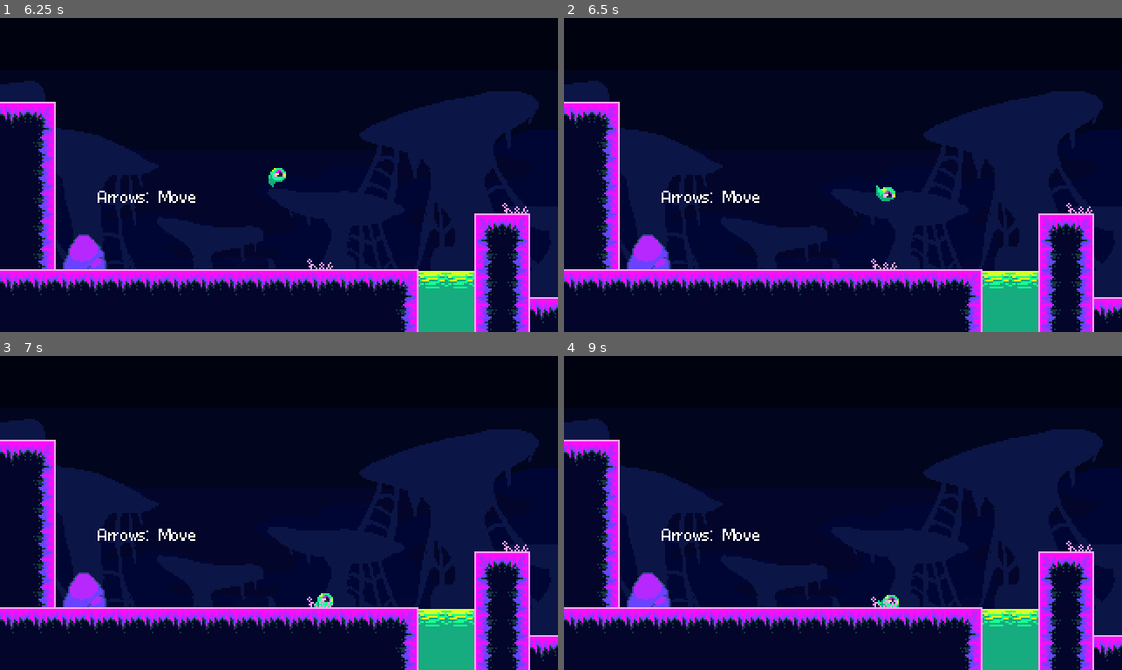
Above: before the commit, frames 1-4 (two rows, left to right).
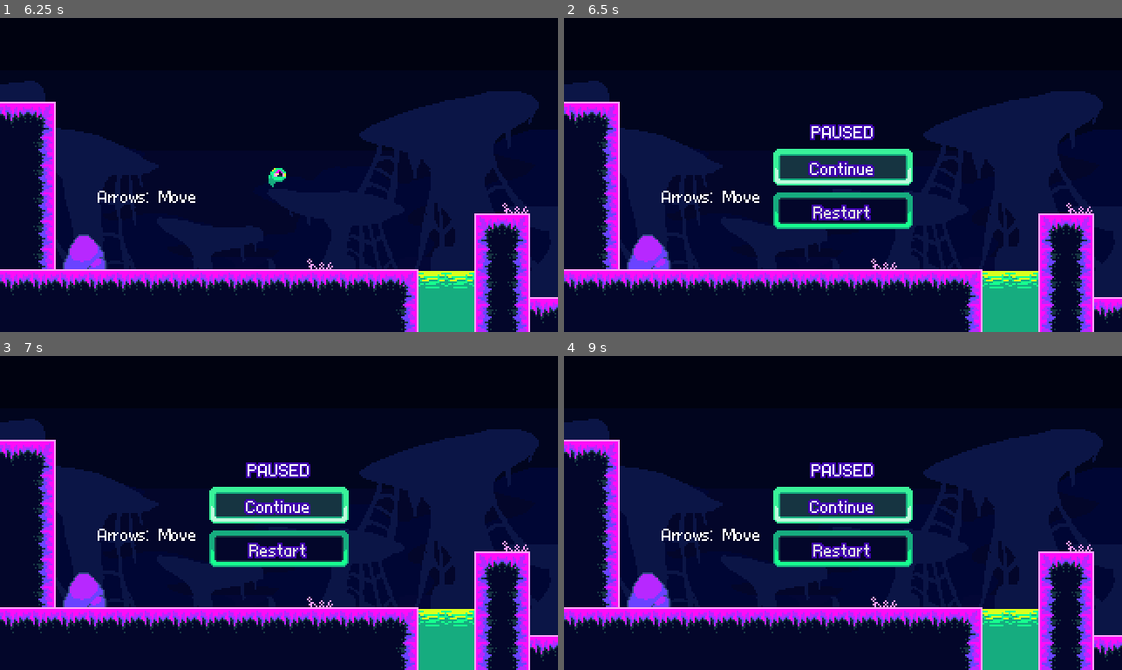
Above: after the commit, the same moments.

Repository: DfindWox/TGD-Wild-Jam-67
Game: Godot game, scene res://Scenes/title.tscn
Two runs of this game, one before a commit and one after it. Both use one fixed random seed, a clock stepped at 60 frames per second and the inputs below.
Inputs (mouse positions are in pixels of both pictures, inside the frame that each line leads up to):
- Up to frame 1 (6.25 s): click "Start" at 0.5 s; click "Start" at 1.25 s; click "Credits" at 2 s; tap Enter at 2.75 s; move the mouse to (401, 159) at 2.77 s; hold Right (ui_right) 2.78-4.28 s; tap Space (attack) at 2.85, 4.25, 4.35, 5.85 s; tap Up (ui_up) at 3.02, 3.77, 5.27, 6.02 s; move the mouse to (167, 190) at 3.52 s; tap Z (take_over) at 3.6, 5.1 s; move the mouse to (334, 105) at 4.27 s; hold Left (ui_left) 4.28-5.03 s; move the mouse to (251, 237) at 5.02 s; hold Right (ui_right) from 5.03 s (still down); move the mouse to (446, 222) at 5.77 s
- Up to frame 2 (6.5 s): keep holding Right (ui_right); tap Escape (ui_cancel) at 6.4 s
- Up to frame 3 (7 s): release Right (ui_right) at 6.5 s; click (279, 547) at 6.5 s, where only the run after the commit has a clickable "Restart"
- Up to frame 4 (9 s): click (843, 547) at 7.25 s, where only the run after the commit has a clickable "Restart"; click (843, 547) at 8 s, where only the run after the commit has a clickable "Restart"; click (843, 506) at 8.75 s, where only the run after the commit has a clickable "Continue"

Frame 1 is identical in both runs. In frame 2, 5.7% of the frame differs, in the area x 37-63%, y 33-68%; in frame 3, 5.8%, in the area x 37-63%, y 33-80%; in frame 4, 5.8%.
Error in both runs: Cannot call method 'change_scene_to_file' on a null value. (res://Scenes/title.gd:20)

Commit message:
menu de pause

Diff:
--- a/Scenes/Levels/level_1.tscn
+++ b/Scenes/Levels/level_1.tscn
@@ -11,11 +11,12 @@
 [ext_resource type="PackedScene" uid="uid://vgrhnrppc0xn" path="res://Objects/pushable_object.tscn" id="9_uc624"]
 [ext_resource type="PackedScene" uid="uid://dyxv11adu27lc" path="res://Actors/shooter.tscn" id="10_l54i3"]
 [ext_resource type="Theme" uid="uid://b72g06jk405ar" path="res://Assets/Themes/theme_title.tres" id="11_alv4e"]
+[ext_resource type="PackedScene" uid="uid://bo05xulbs8tw0" path="res://Scenes/UI/pause_screen.tscn" id="12_bguf5"]
 
 [sub_resource type="RectangleShape2D" id="RectangleShape2D_mokxr"]
 size = Vector2(61.9999, 32)
 
-[node name="LevelTest2" type="Node2D"]
+[node name="Level1" type="Node2D"]
 position = Vector2(364.273, 0)
 
 [node name="ParallaxBackground" type="ParallaxBackground" parent="."]
@@ -98,3 +99,5 @@
 theme_override_font_sizes/font_size = 15
 text = "X: Shoot
 "
+
+[node name="PauseScreen" parent="." instance=ExtResource("12_bguf5")]
--- a/Scenes/Levels/level_2.tscn
+++ b/Scenes/Levels/level_2.tscn
@@ -10,6 +10,7 @@
 [ext_resource type="Texture2D" uid="uid://ce8n25tqvtio3" path="res://Assets/Tilesets/Flag.png" id="9_xttm4"]
 [ext_resource type="PackedScene" uid="uid://dyxv11adu27lc" path="res://Actors/shooter.tscn" id="10_n4rou"]
 [ext_resource type="PackedScene" uid="uid://ckbun01s5srae" path="res://Scenes/Levels/level_3.tscn" id="10_q76wi"]
+[ext_resource type="PackedScene" uid="uid://bo05xulbs8tw0" path="res://Scenes/UI/pause_screen.tscn" id="11_ml2oi"]
 
 [sub_resource type="RectangleShape2D" id="RectangleShape2D_ybw8h"]
 size = Vector2(16, 12)
@@ -17,7 +18,7 @@
 [sub_resource type="RectangleShape2D" id="RectangleShape2D_vhuml"]
 size = Vector2(32, 32)
 
-[node name="LevelTest" type="Node2D"]
+[node name="Level2" type="Node2D"]
 
 [node name="ParallaxBackground" type="ParallaxBackground" parent="."]
 
@@ -77,4 +78,6 @@
 [node name="Shooter" parent="." instance=ExtResource("10_n4rou")]
 position = Vector2(600, 120)
 
+[node name="PauseScreen" parent="." instance=ExtResource("11_ml2oi")]
+
 [editable path="DeathSpikes2"]
--- a/Scenes/Levels/level_3.tscn
+++ b/Scenes/Levels/level_3.tscn
@@ -9,11 +9,12 @@
 [ext_resource type="Script" path="res://Objects/Zones/LevelFinishZone.gd" id="7_kdyys"]
 [ext_resource type="PackedScene" uid="uid://dyns571vvg2am" path="res://Scenes/Levels/level_4.tscn" id="8_7ttve"]
 [ext_resource type="Texture2D" uid="uid://ce8n25tqvtio3" path="res://Assets/Tilesets/Flag.png" id="8_hh1k0"]
+[ext_resource type="PackedScene" uid="uid://bo05xulbs8tw0" path="res://Scenes/UI/pause_screen.tscn" id="10_cqux4"]
 
 [sub_resource type="RectangleShape2D" id="RectangleShape2D_2sqcb"]
 size = Vector2(32, 32)
 
-[node name="LevelTest" type="Node2D"]
+[node name="Level3" type="Node2D"]
 
 [node name="ParallaxBackground" type="ParallaxBackground" parent="."]
 scroll_offset = Vector2(-242.899, 0)
@@ -62,4 +63,6 @@
 position = Vector2(8, 7)
 texture = ExtResource("8_hh1k0")
 
-[connection signal="detach" from="TileMap/Pusher" to="TileMap/Pusher" method="_on_detach"]
+[node name="PauseScreen" parent="." instance=ExtResource("10_cqux4")]
+
+[node name="PauseScreen2" parent="." instance=ExtResource("10_cqux4")]
--- a/Scenes/Levels/level_4.tscn
+++ b/Scenes/Levels/level_4.tscn
@@ -9,6 +9,7 @@
 [ext_resource type="Script" path="res://Objects/Zones/LevelFinishZone.gd" id="6_kiklw"]
 [ext_resource type="Texture2D" uid="uid://ce8n25tqvtio3" path="res://Assets/Tilesets/Flag.png" id="7_381pw"]
 [ext_resource type="PackedScene" uid="uid://c8p1a2ugaowql" path="res://Scenes/Levels/level_5.tscn" id="8_nwjvy"]
+[ext_resource type="PackedScene" uid="uid://bo05xulbs8tw0" path="res://Scenes/UI/pause_screen.tscn" id="10_idxph"]
 
 [sub_resource type="RectangleShape2D" id="RectangleShape2D_v3bqw"]
 size = Vector2(46, 130.5)
@@ -74,5 +75,4 @@
 [node name="BreakableObject2" parent="." instance=ExtResource("4_iqtpj")]
 position = Vector2(768, 128)
 
-[connection signal="detach" from="TileMap/Pusher" to="TileMap/Pusher" method="_on_detach"]
-[connection signal="detach" from="TileMap/@CharacterBody2D@22111" to="TileMap/@CharacterBody2D@22111" method="_on_detach"]
+[node name="PauseScreen" parent="." instance=ExtResource("10_idxph")]
--- a/Scenes/Levels/level_5.tscn
+++ b/Scenes/Levels/level_5.tscn
@@ -13,11 +13,12 @@
 [ext_resource type="Script" path="res://Objects/Zones/LevelFinishZone.gd" id="11_6op2v"]
 [ext_resource type="PackedScene" uid="uid://dy6028gcsqidt" path="res://Scenes/credits.tscn" id="12_mo8pi"]
 [ext_resource type="Texture2D" uid="uid://ce8n25tqvtio3" path="res://Assets/Tilesets/Flag.png" id="13_68r6p"]
+[ext_resource type="PackedScene" uid="uid://bo05xulbs8tw0" path="res://Scenes/UI/pause_screen.tscn" id="14_ld8ah"]
 
 [sub_resource type="RectangleShape2D" id="RectangleShape2D_5t3ln"]
 size = Vector2(32, 32)
 
-[node name="LevelTest" type="Node2D"]
+[node name="Level5" type="Node2D"]
 
 [node name="ParallaxBackground" type="ParallaxBackground" parent="."]
 
@@ -79,3 +80,5 @@
 
 [node name="Sprite2D" type="Sprite2D" parent="LevelFinishZone"]
 texture = ExtResource("13_68r6p")
+
+[node name="PauseScreen" parent="." instance=ExtResource("14_ld8ah")]
--- /dev/null
+++ b/Scenes/UI/pause_screen.gd
@@ -0,0 +1,39 @@
+extends CanvasLayer
+
+
+func _ready():
+	visible = false
+	AudioManager.install_ui(get_child(0))
+
+
+func open():
+	get_tree().paused = true
+	visible = true
+	%BtnContinue.grab_focus()
+
+
+func close():
+	get_tree().paused = false
+	visible = false
+
+
+func _unhandled_input(event):
+	if Input.is_action_just_pressed("pause"):
+		if not visible:
+			open()
+			pass
+		else:
+			close()
+			pass
+
+
+func _on_btn_continue_pressed():
+	close()
+	%BtnContinue.release_focus()
+	pass
+
+
+func _on_btn_restart_pressed():
+	get_tree().paused = false
+	get_tree().reload_current_scene()
+	await Fade.fade_in()
--- /dev/null
+++ b/Scenes/UI/pause_screen.tscn
@@ -0,0 +1,39 @@
+[gd_scene load_steps=3 format=3 uid="uid://bo05xulbs8tw0"]
+
+[ext_resource type="Script" path="res://Scenes/UI/pause_screen.gd" id="1_0p1l7"]
+[ext_resource type="Theme" uid="uid://csu3bd0v4asma" path="res://Assets/Themes/theme_title_final.tres" id="2_y0twb"]
+
+[node name="PauseScreen" type="CanvasLayer"]
+process_mode = 3
+script = ExtResource("1_0p1l7")
+
+[node name="MarginContainer" type="MarginContainer" parent="."]
+anchors_preset = 15
+anchor_right = 1.0
+anchor_bottom = 1.0
+grow_horizontal = 2
+grow_vertical = 2
+theme = ExtResource("2_y0twb")
+theme_override_constants/margin_left = 120
+theme_override_constants/margin_right = 120
+
+[node name="VBoxContainer" type="VBoxContainer" parent="MarginContainer"]
+layout_mode = 2
+size_flags_vertical = 4
+
+[node name="Label" type="Label" parent="MarginContainer/VBoxContainer"]
+layout_mode = 2
+text = "PAUSED"
+horizontal_alignment = 1
+
+[node name="BtnContinue" type="Button" parent="MarginContainer/VBoxContainer"]
+unique_name_in_owner = true
+layout_mode = 2
+text = "Continue"
+
+[node name="BtnRestart" type="Button" parent="MarginContainer/VBoxContainer"]
+layout_mode = 2
+text = "Restart"
+
+[connection signal="pressed" from="MarginContainer/VBoxContainer/BtnContinue" to="." method="_on_btn_continue_pressed"]
+[connection signal="pressed" from="MarginContainer/VBoxContainer/BtnRestart" to="." method="_on_btn_restart_pressed"]
--- a/Scenes/title.gd
+++ b/Scenes/title.gd
@@ -21,7 +21,7 @@
 	AudioManager.play_music("2-garden_0.mp3")
 	await Fade.fade_in()
 
-
+''
 func _on_btn_credits_pressed():
 	await Fade.fade_out(0.2)
 	get_tree().change_scene_to_file("res://Scenes/credits.tscn")
--- a/project.godot
+++ b/project.godot
@@ -46,6 +46,11 @@
 , Object(InputEventKey,"resource_local_to_scene":false,"resource_name":"","device":-1,"window_id":0,"alt_pressed":false,"shift_pressed":false,"ctrl_pressed":false,"meta_pressed":false,"pressed":false,"keycode":0,"physical_keycode":4194325,"key_label":0,"unicode":0,"echo":false,"script":null)
 ]
 }
+pause={
+"deadzone": 0.5,
+"events": [Object(InputEventKey,"resource_local_to_scene":false,"resource_name":"","device":-1,"window_id":0,"alt_pressed":false,"shift_pressed":false,"ctrl_pressed":false,"meta_pressed":false,"pressed":false,"keycode":0,"physical_keycode":4194305,"key_label":0,"unicode":0,"echo":false,"script":null)
+]
+}
 
 [layer_names]
 
Not shown: 1 places in Scenes/Levels/level_1.tscn that only renumber resources
Not shown: 1 places in Scenes/Levels/level_2.tscn that only renumber resources
Not shown: 1 places in Scenes/Levels/level_3.tscn that only renumber resources
Not shown: 1 places in Scenes/Levels/level_4.tscn that only renumber resources
Not shown: 1 places in Scenes/Levels/level_5.tscn that only renumber resources
